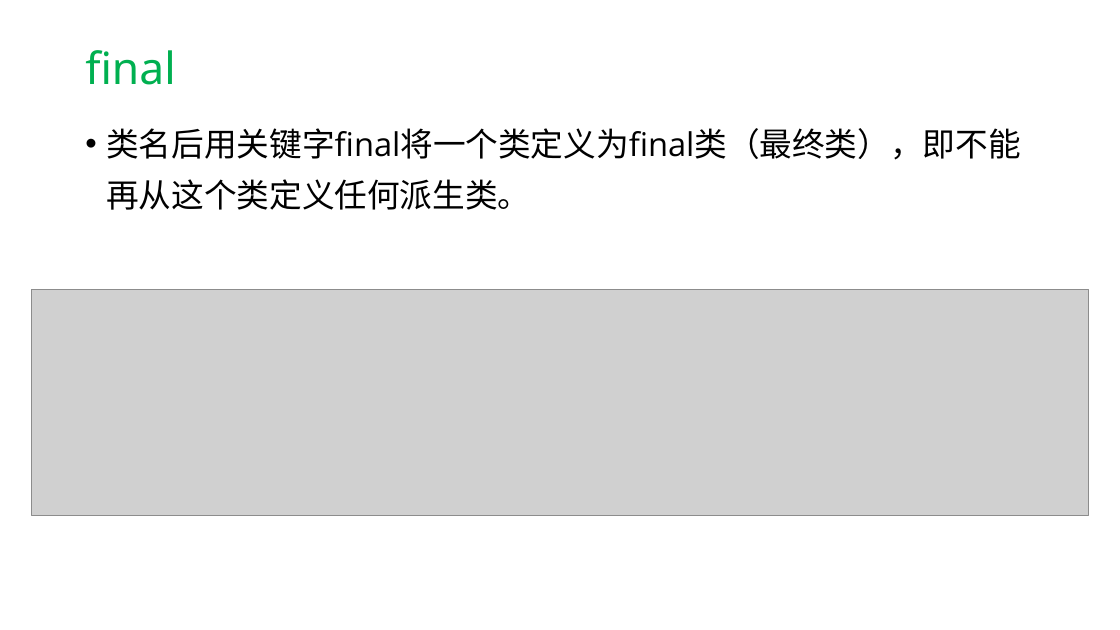
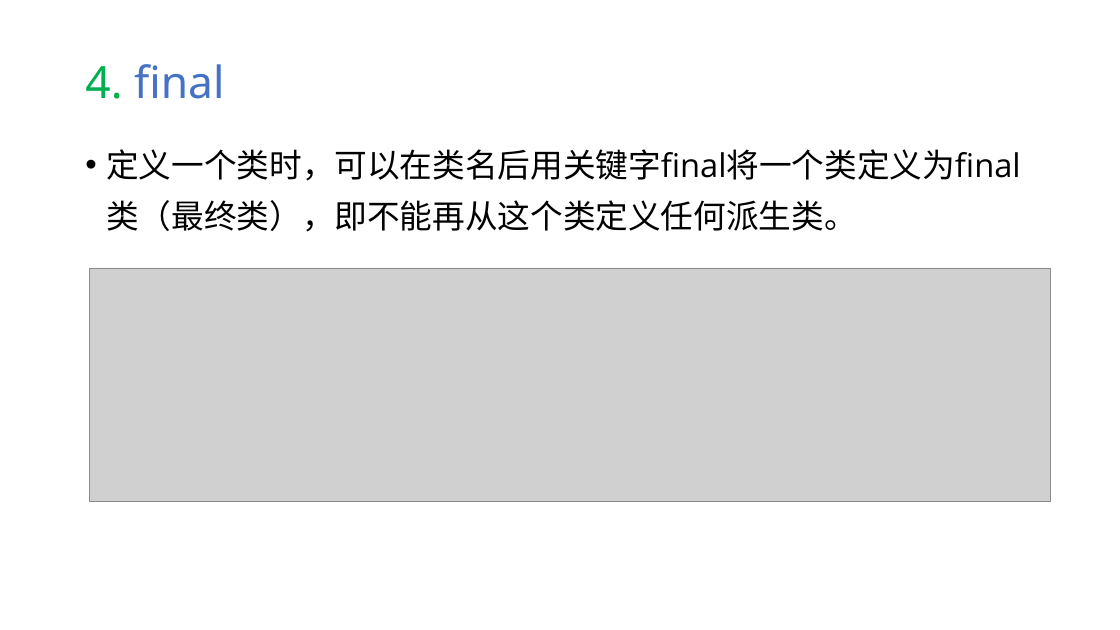
Before and after one commit to hwdong-net/cplusplus17, a slide deck: slide 111 of ppt/第9章 派生类.pptx (slide 63 before the commit). Drawn at 1120x630 pixels with LibreOffice and Linux fonts; fonts in the diff are those of the drawing; grey boxes stand for pictures. Boxes give left, top, right and bottom in pixels: in the first picture for what was removed or moved away, otherwise in the second. Text is boxed around its words. In the diff, an @@ line names an element or a change of style, - is before the commit and + after.

```diff
--- a/ppt/第9章 派生类.pptx
+++ b/ppt/第9章 派生类.pptx
@@ title at (85, 64, 224, 99): text changed; text colour #00B050 to #4472C4 @@
-final
+4. final
@@ text at (106, 149, 1020, 232): text changed @@
-• 类名后用关键字final将一个类定义为final类（最终类），即不能再从这个类定义任何派生类。
+• 定义一个类时，可以在类名后用关键字final将一个类定义为final类（最终类），即不能再从这个类定义任何派生类。
@@ picture: place and size @@
-picture at (31, 289, 1089, 515)
+picture at (90, 268, 1051, 502)
```
Also in this commit, not shown: 31 other slides changed, 67 slides added, 11 slides removed, 1 other file.
